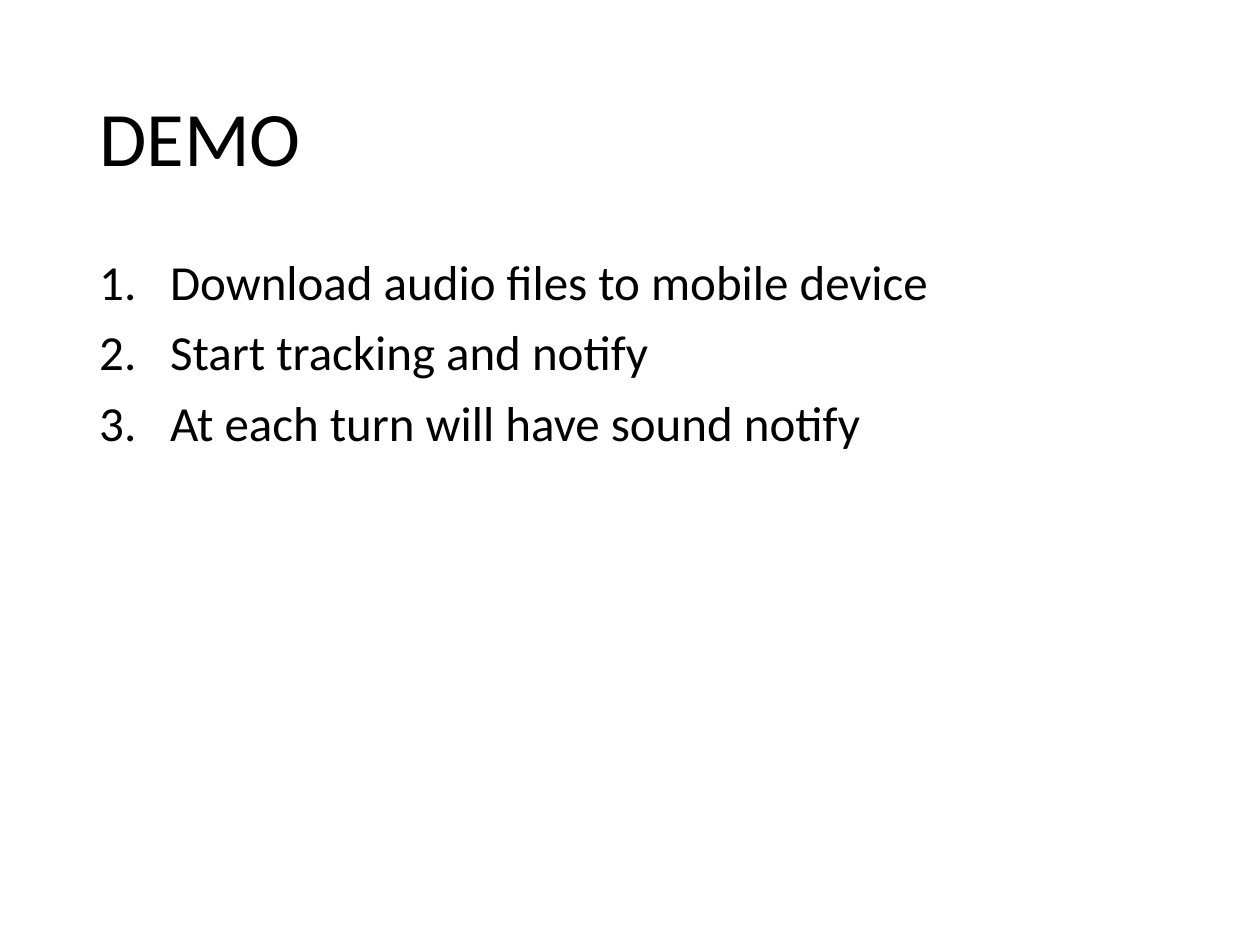
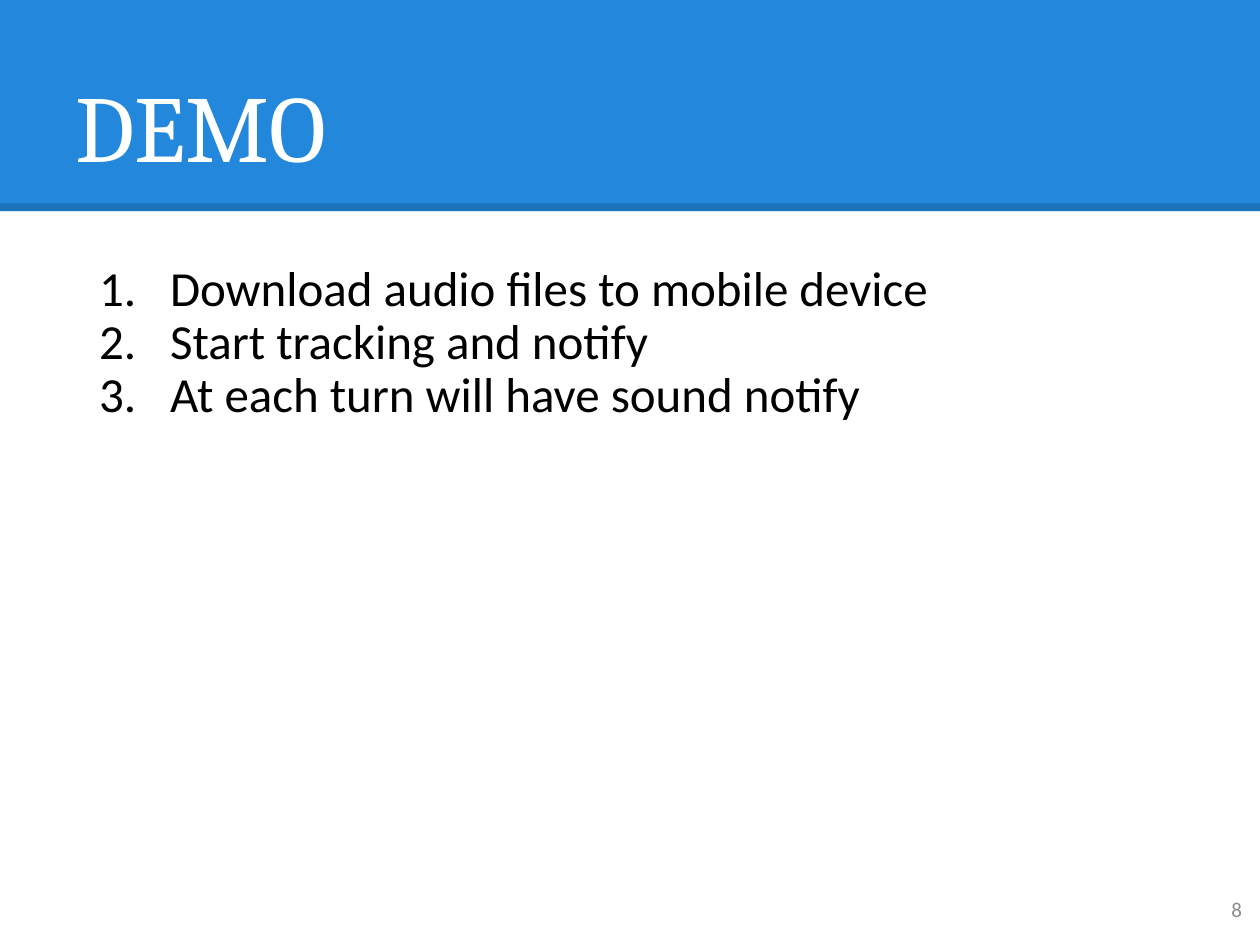
Before and after one commit to hqt/street-router, a slide deck: slide 8 of Document/presentation/nam/voice notify.pptx. Drawn at 1260x945 pixels with LibreOffice and Linux fonts; fonts in the diff are those of the drawing. Boxes give left, top, right and bottom in pixels: in the first picture for what was removed or moved away, otherwise in the second. Text is boxed around its words. In the diff, an @@ line names an element or a change of style, - is before the commit and + after.

Commit message:
update style for slide

```diff
--- a/Document/presentation/nam/voice notify.pptx
+++ b/Document/presentation/nam/voice notify.pptx
@@ rectangle added at bbox=[0, 0, 1260, 212], fill #2388DB @@
@@ title "DEMO": place and size @@
-title "DEMO" at bbox=[99, 116, 301, 167]
+title "DEMO" at bbox=[76, 98, 327, 163]
@@ title "DEMO" at bbox=[76, 98, 327, 163]: size 44 to 54 pt, font Calibri to Cambria, text colour #000000 to #FFFFFF; vertical alignment middle to bottom @@
@@ line added from (0, 207) to (1260, 207), #000000 4.5 pt @@
@@ text "Download audio files to mobile ..." at bbox=[170, 272, 927, 420]: less space between paragraphs @@
@@ page number added at bbox=[1231, 903, 1242, 917], 12 pt, text #8C8C8C @@
+8
```
Also in this commit, not shown: 7 other slides changed, 8 other files.
